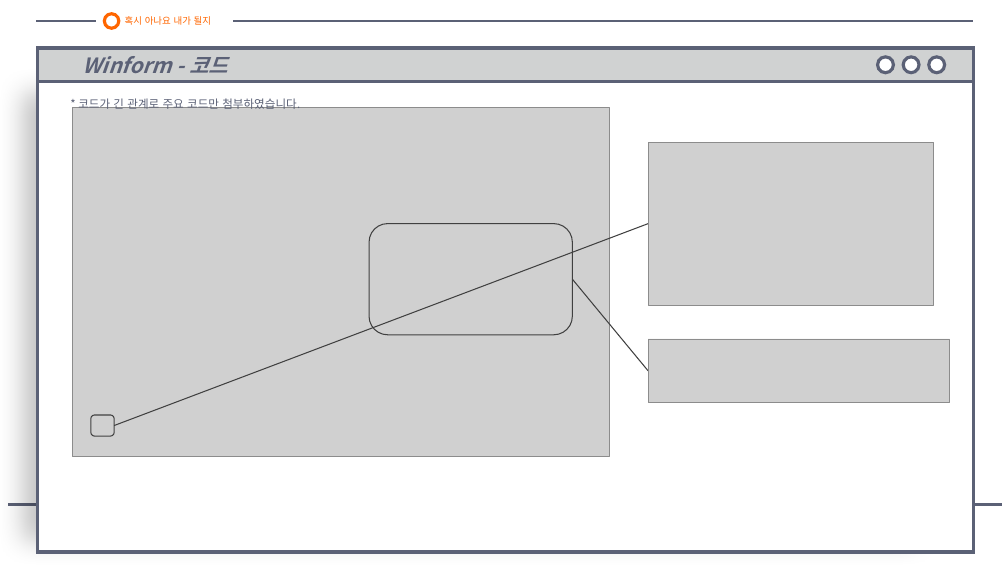
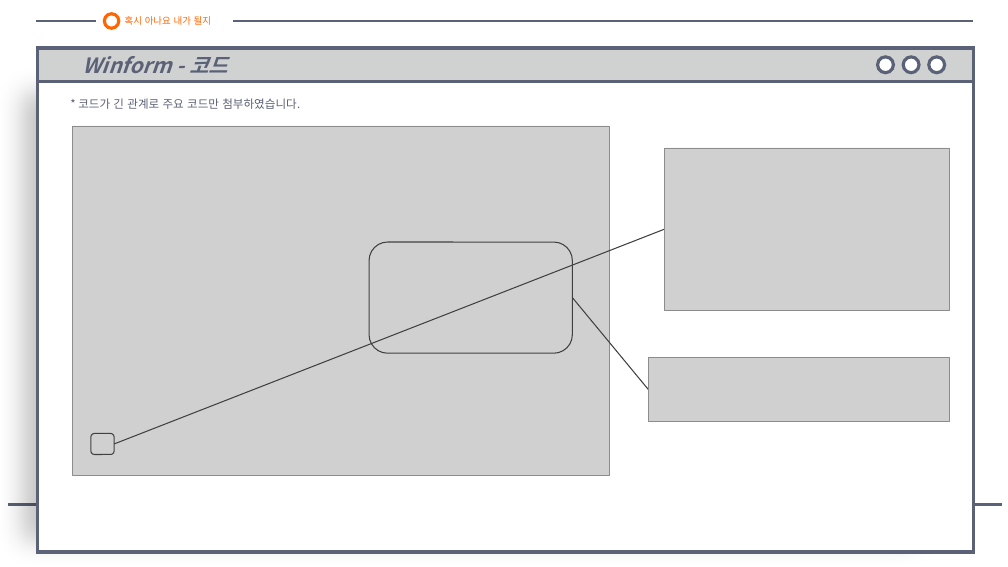
Before and after one commit to galaxy-light/201126-210604, a slide deck: slide 9 of 210409/로또 번호 추첨기 - 양화영.pptx. Drawn at 1008x567 pixels with LibreOffice and Linux fonts; fonts in the diff are those of the drawing; grey boxes stand for pictures. Boxes give left, top, right and bottom in pixels: in the first picture for what was removed or moved away, otherwise in the second. Text is boxed around its words. In the diff, an @@ line names an element or a change of style, - is before the commit and + after.

```diff
--- a/210409/로또 번호 추첨기 - 양화영.pptx
+++ b/210409/로또 번호 추첨기 - 양화영.pptx
@@ picture: place and size @@
-picture at (648,142,934,305)
+picture at (664,148,950,311)
@@ line moved from (114, 426) - (648, 224) to (114, 444) - (664, 229) @@
@@ 2 pictures, 2 rounded rectangles, 1 line: place and size @@
-2 pictures, 2 rounded rectangles, 1 line at (72,107,950,457)
+2 pictures, 2 rounded rectangles, 1 line at (72,126,950,476)
```
Also in this commit, not shown: 10 other slides changed.
